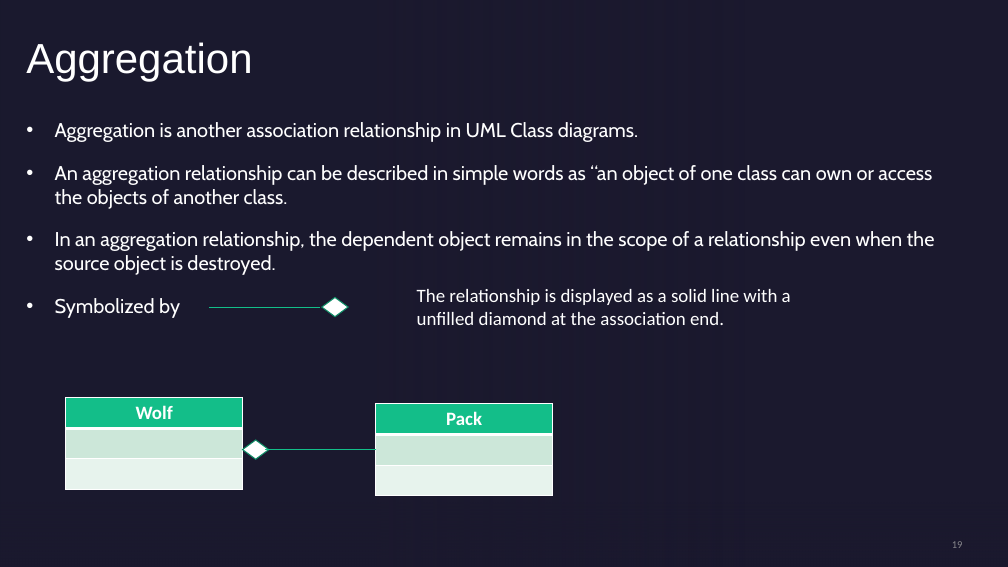
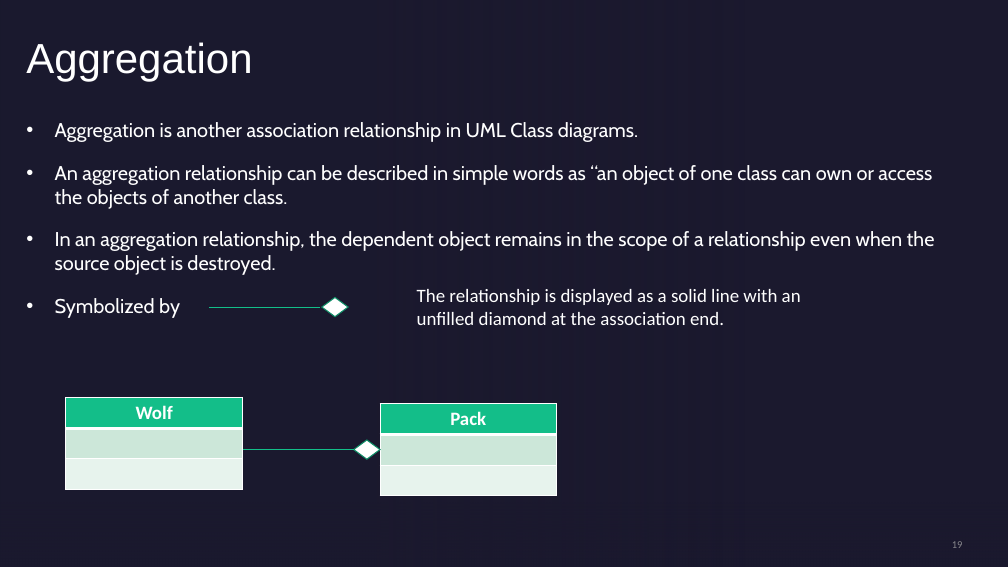
Before and after one commit to draidyn/ATMApplication, a slide deck: slide 19 of FinalPresentationClassDiagram.pptx. Drawn at 1008x567 pixels with LibreOffice and Linux fonts; fonts in the diff are those of the drawing; background and template pictures are left out. Boxes give left, top, right and bottom in pixels: in the first picture for what was removed or moved away, otherwise in the second. Text is boxed around its words. In the diff, an @@ line names an element or a change of style, - is before the commit and + after.

```diff
--- a/FinalPresentationClassDiagram.pptx
+++ b/FinalPresentationClassDiagram.pptx
@@ text at (x1=417, y1=289, x2=801, y2=325): text changed @@
-The relationship is displayed as a solid line with a unfilled diamond at the association end.
+The relationship is displayed as a solid line with an unfilled diamond at the association end.
@@ table moved from (x1=376, y1=404, x2=553, y2=495) to (x1=380, y1=404, x2=557, y2=495) @@
@@ diamond moved from (x1=243, y1=440, x2=269, y2=459) to (x1=354, y1=440, x2=380, y2=459) @@
@@ line moved from (265, 450) - (376, 450) to (243, 450) - (354, 450) @@
```
Also in this commit, not shown: 3 other slides changed.
